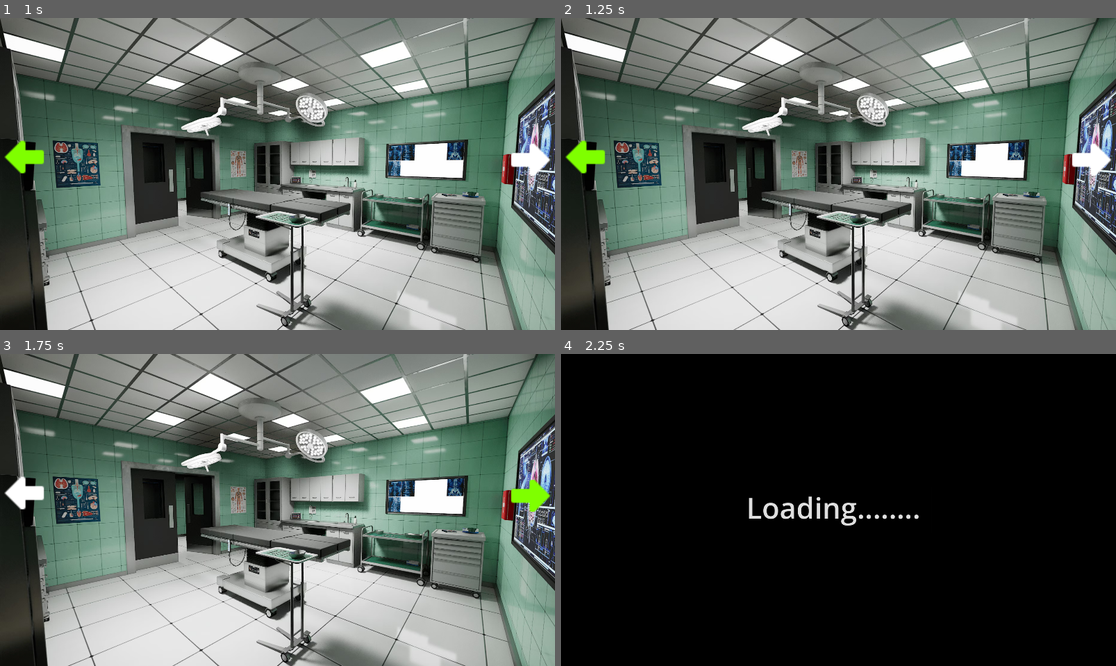
Above: before the commit, frames 1-4 (two rows, left to right).
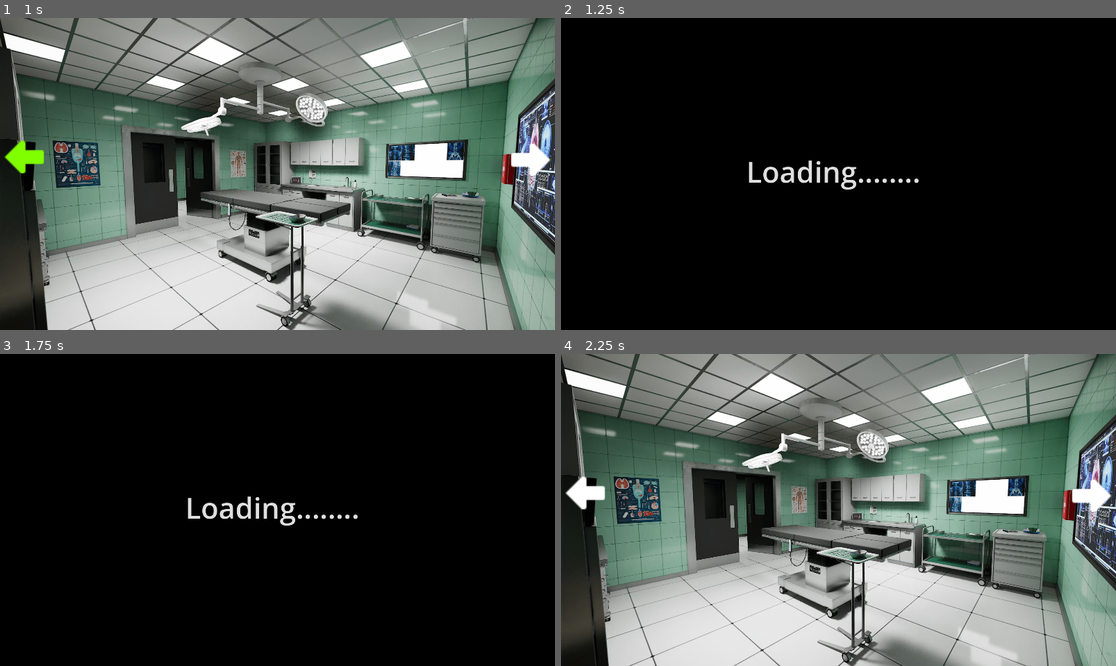
Above: after the commit, the same moments.

Repository: Cavan/EscapeRoomProject
Game: Godot game, scene res://World/world.tscn
The game is run twice, just before and just after one commit, with the same random seed, the same clock (stepped at 60 frames per second) and the same inputs.
Inputs (mouse positions are in pixels of both pictures, inside the frame that each line leads up to):
- Up to frame 1 (1 s): tap Enter at 0.5 s; move the mouse to (22, 158) at 0.52 s; click (22, 158) at 0.67 s
- Up to frame 2 (1.25 s): no input
- Up to frame 3 (1.75 s): move the mouse to (532, 497) at 1.27 s; click (532, 497) at 1.42 s
- Up to frame 4 (2.25 s): move the mouse to (894, 441) at 2.02 s; click (894, 441) at 2.17 s

Frame 1 is identical in both runs. In frame 2, 96% of the frame differs, in the area x 0-100%, y 0-100%; in frame 3, 96%; in frame 4, 96%.

Commit message:
Checkpoint: level cycling

Diff:
--- a/World/world.gd
+++ b/World/world.gd
@@ -7,8 +7,12 @@
 
 @onready var loading_display:CanvasLayer = $Loading_Screen/LoadingDisplay
 
-const LEFT_NAV_ARROW_CLICKED = "LEFT_NAV_ARROW_CLICKED"
-const RIGHT_NAV_ARROW_CLICKED = "RIGHT_NAV_ARROW_CLICKED"
+const LEFT_NAV_ARROW_CLICKED:String = "LEFT_NAV_ARROW_CLICKED"
+const RIGHT_NAV_ARROW_CLICKED:String = "RIGHT_NAV_ARROW_CLICKED"
+const NEXT_SCENE:int = 1
+const PREVIOUS_SCENE:int = -1
+const BEGINNING_SCENE:int = 0
+const ADD_ONE_TO_ZERO_BASED_INDEX = 1
 
 var async_loading_path:String
 var current_map_path:String
@@ -33,7 +37,7 @@
 
 
 func load_main_level() -> void:
-	async_loading_path = level_paths[0]
+	async_loading_path = level_paths[BEGINNING_SCENE]
 	current_map_path = async_loading_path
 	print(ResourceLoader.load_threaded_get_status(async_loading_path))
 	ResourceLoader.load_threaded_request(async_loading_path)
@@ -50,39 +54,36 @@
 		navigate_to_next_map()
 
 func navigate_to_next_map() -> void:
-	print("Navigating to next map")
-	animated_scene_swap_loader()
+	print("Navigating: GO FORWARD")
+	animated_scene_swap_loader(NEXT_SCENE)
 
 func navigate_to_previous_map() -> void:
-	print("Navigating to previous map")
+	print("Navigating: GO BACKWARD")
+	animated_scene_swap_loader(PREVIOUS_SCENE)
 
-func animated_scene_swap_loader() -> void:
+func animated_scene_swap_loader(direction:int) -> void:
 	var new_map
 	var number_of_levels = level_paths.size()
 	var current_level_index = level_paths.find(async_loading_path)
-	# Refactoring
-	if current_level_index + 1 < number_of_levels:
-		print("We can advance")
-	elif current_level_index + 1 == number_of_levels:
-		print("We must wrap around back to the beginning.")
 
-	# Refactoring
+	if direction > 0:
+		print("Current level Index: %s" % [current_level_index])
+		if current_level_index + ADD_ONE_TO_ZERO_BASED_INDEX < number_of_levels:
+			print("We can advance")
+			current_level_index += NEXT_SCENE
+		elif current_level_index + ADD_ONE_TO_ZERO_BASED_INDEX == number_of_levels:
+			print("We must wrap around back to the beginning.")
+			current_level_index = 0
+	if direction < 0:
+		# Add the previous scenen code here.
+		pass
+	async_loading_path = level_paths[current_level_index]
 
 	var timestamp:String = Time.get_datetime_string_from_system()
-	if (async_loading_path == level_paths[0]):
-		async_loading_path = level_paths[1]
-	elif async_loading_path == level_paths[1]:
-		async_loading_path = level_paths[2]
-	elif async_loading_path == level_paths[2]:
-		async_loading_path = level_paths[0]
 	print("[%s] current set path: %s" % [timestamp, async_loading_path])
 	var tween = create_tween().tween_property(current_level, "modulate:a", 0, 0.5)
-
 	await tween.finished
-
-	#animatedLoading.visible = true
 	loading_display.visible = true
-	#spinner.play("spinner")
 
 	remove_child(current_level)
 	ResourceLoader.load_threaded_request(async_loading_path)
